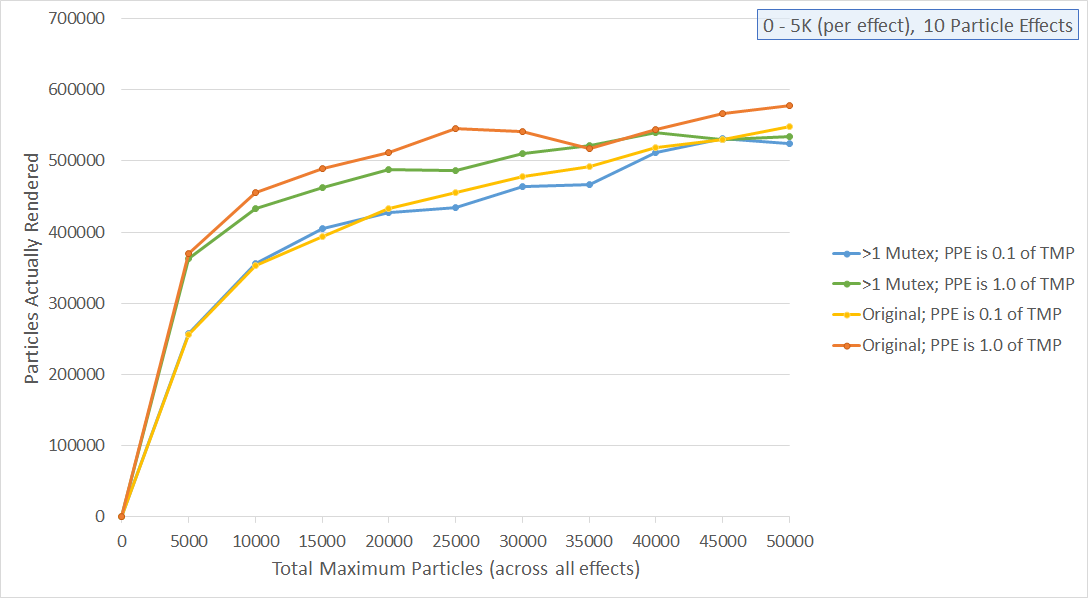
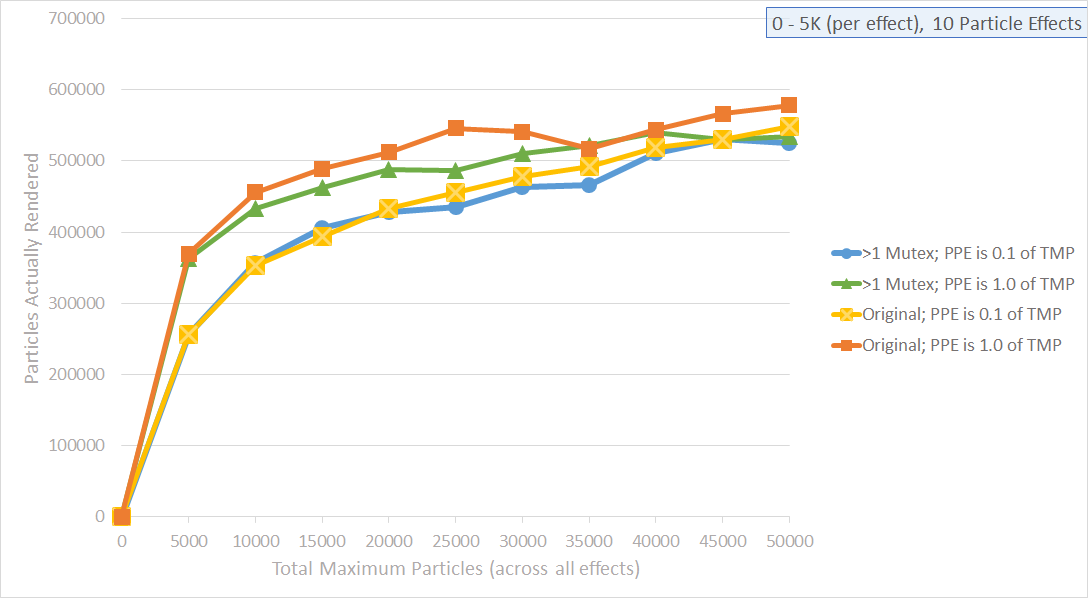
Layers edited between the first and the second 1088x598 image:
added layer "Layer 3" above "Layer 2" over [23, 7, 1087, 579]
